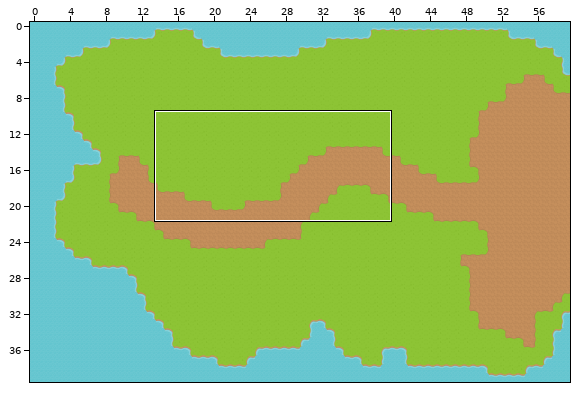
Tiled map (JSON), stored at public/assets/sprites/background/map.tmj. The first picture is a wide view before the edit; the outline marks the close-up.
Close-up. As it was:
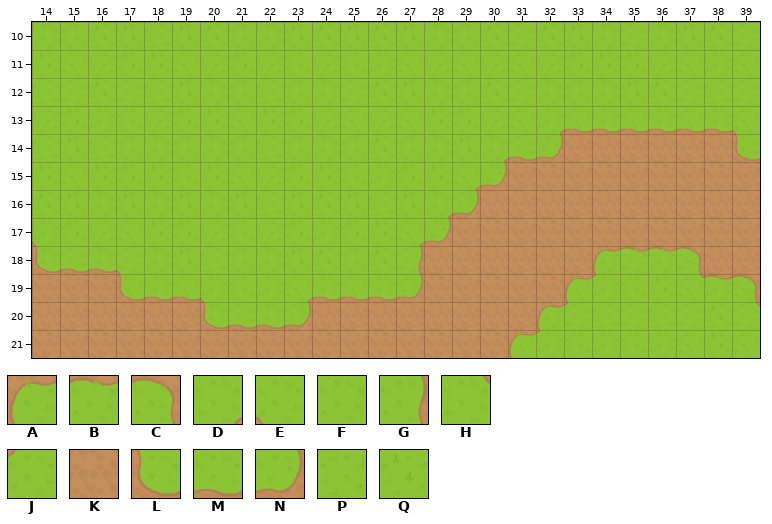
Cells are 64x64 px. Shown: x 14..39, y 10..21. The commit also changed other parts of the map, which this record leaves out.
Key: from "tileset": A 0, B 1, C 2, D 3, E 4, F 21, G 22, H 23, J 24, K 26, L 40, M 41, N 42, P 43, Q 44.
_ is an empty cell.
Layer "terrain" before, first column x 14:
10 FPQQPQQPFQQQQQFPQFQQFFFQQF
11 QFPQQFPQPPPPFFPFPFPQQQPFFF
12 PFQFPQFPPPFFQQFPQFFPFQQFPF
13 PQFPPQQFQQPFPFQQPFDMMMMMME
14 PQPPFPFPPPFPQPFQDMNKKKKKKL
15 QFQQQPQFPQQPFQQDNKKKKKKKKK
16 QQFQFQFQPQQQPQDNKKKKKKKKKK
17 EQPFQQPPPQFQQDNKKKKKKKKKKK
18 LMMEFQPPFQQPQGKKKKKKABBCKK
19 KKKLMMEPFDMMMNKKKKKAJPQHBC
20 KKKKKKLMMNKKKKKKKKAJPFPFQH
21 KKKKKKKKKKKKKKKKKAJPFPFFQF
Once edited:
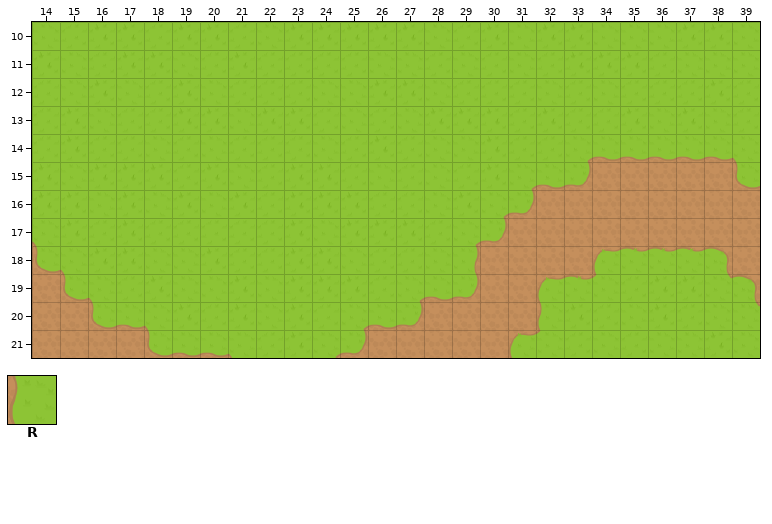
Further tiles: from "tileset": R 20.
From old to new:
Layer "terrain":
y 13: x 32..39 DMMMMMME -> QPPQFQFP
y 14: x 30..39 DMNKKKKKKL -> QPPDMMMMME
y 15: x 29..33 DNKKK -> PQDMN; x 39 K -> L
y 16: x 28..31 DNKK -> FQDN
y 17: x 27..30 DNKK -> QPDN
y 18: x 15..17 MME -> EQQ; x 27..29 GKK -> PFG; x 37..38 CK -> BC
y 19: x 15..20 KKLMME -> LEPQFF; x 23..29 DMMMNKK -> QQQPDMN; x 32..33 KA -> AB; x 37..38 HB -> QH
y 20: x 16..27 KKKKLMMNKKKK -> LMEQPQFQPDMN; x 32..33 AJ -> RQ
y 21: x 18..25 KKKKKKKK -> LMMEPQDN
Pixel boxes of the changes (left, top, right, bottom) in both close-ups:
changed: (60, 108, 760, 358)
